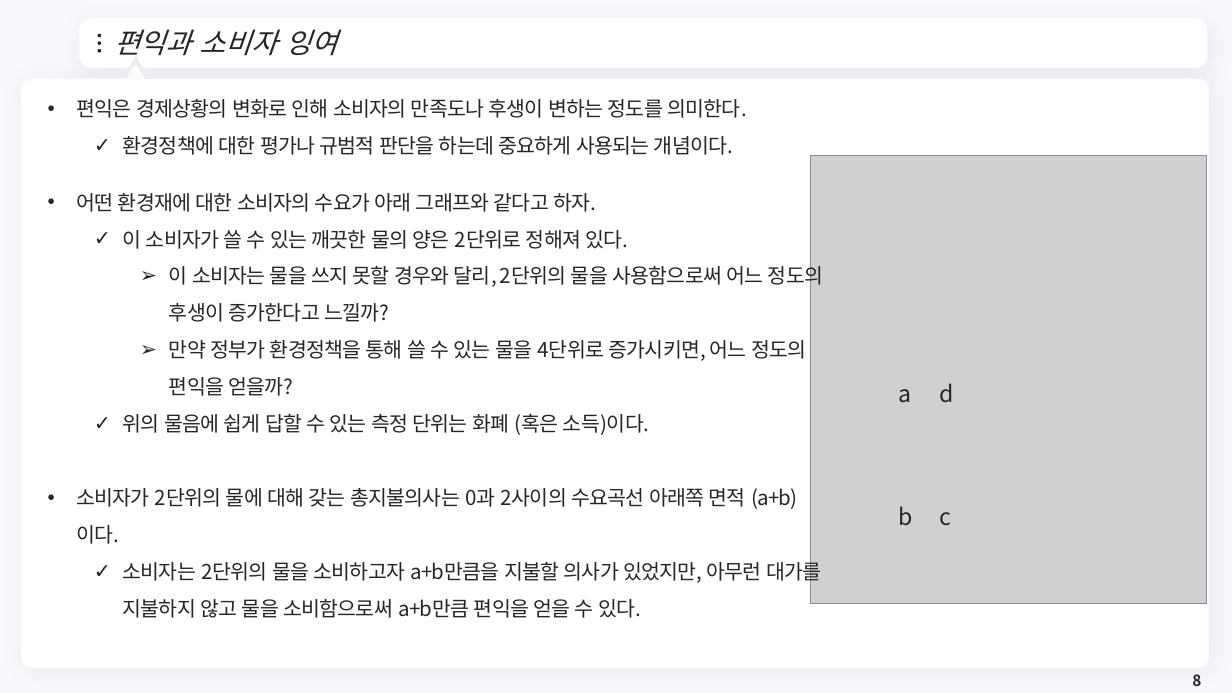
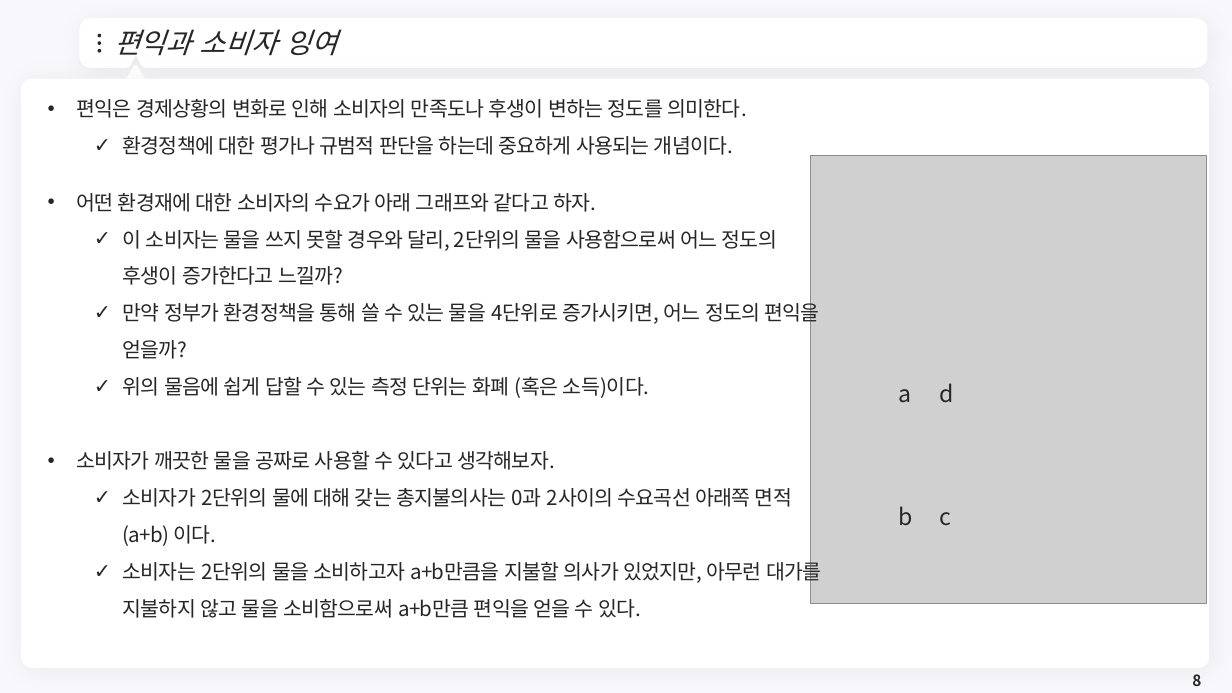
Before and after one commit to meandthey/Teaching, a slide deck: slide 8 of 환경경제학/2026-1/환경경제학_Chapter_03.pptx. Drawn at 1232x693 pixels with LibreOffice and Linux fonts; fonts in the diff are those of the drawing; grey boxes stand for pictures; background and template pictures are left out. Boxes give left, top, right and bottom in pixels: in the first picture for what was removed or moved away, otherwise in the second. Text is boxed around its words. In the diff, an @@ line names an element or a change of style, - is before the commit and + after.

```diff
--- a/환경경제학/2026-1/환경경제학_Chapter_03.pptx
+++ b/환경경제학/2026-1/환경경제학_Chapter_03.pptx
@@ text at bbox=[123, 230, 629, 249]: paragraph removed @@
-  ✓ 이 소비자가 쓸 수 있는 깨끗한 물의 양은 2단위로 정해져 있다.
@@ text at bbox=[123, 230, 820, 546]: bullet ➢ to ✓; list level 3 to 2 in "이 소비자는 물을 쓰지 못할 ..."; list level 3 to 2 in "만약 정부가 환경정책을 통해 쓸 ..."; bullet • to ✓; list level 1 to 2 in "소비자가 2단위의 물에 대해 갖는 ..." @@
@@ text at bbox=[76, 451, 555, 470]: paragraph added @@
+• 소비자가 깨끗한 물을 공짜로 사용할 수 있다고 생각해보자.
```
Also in this commit, not shown: 1 other slide changed, 1 slide removed, 11 other files.
